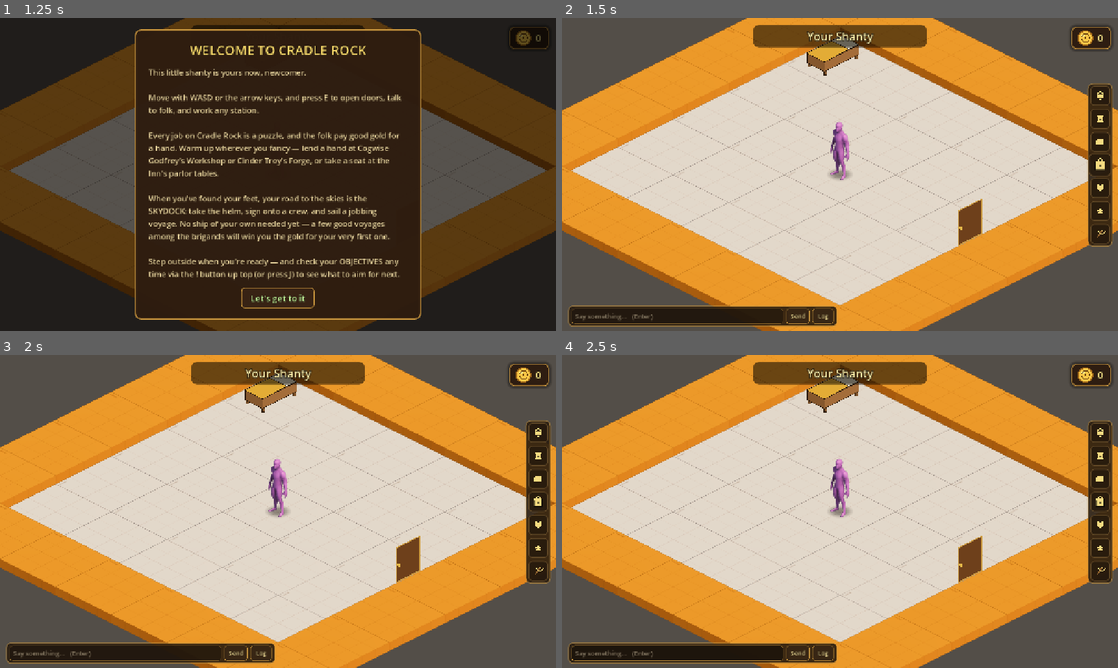
Above: before the commit, frames 1-4 (two rows, left to right).
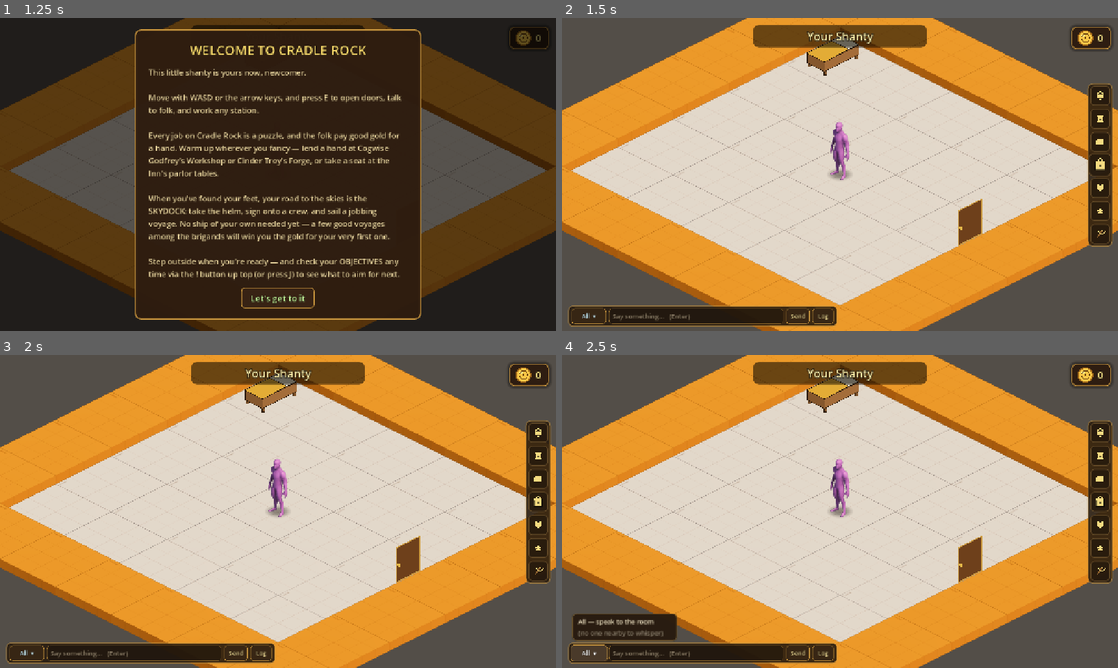
Above: after the commit, the same moments.

Repository: TairoyZone/shivaliva-shanty
Game: Godot game, scene res://main.tscn
The game is run twice, just before and just after one commit, with the same random seed, the same clock (stepped at 60 frames per second) and the same inputs.
Inputs (mouse positions are in pixels of both pictures, inside the frame that each line leads up to):
- Up to frame 1 (1.25 s): click "New Game" at 0.5 s
- Up to frame 2 (1.5 s): click "Let's get to it" at 1.25 s
- Up to frame 3 (2 s): no input
- Up to frame 4 (2.5 s): click (589, 652) at 2 s, where only the run after the commit has a clickable "All ▾"

Frame 1 is identical in both runs. In frame 2, 0.2% of the frame differs, in the area x 1-23%, y 92-98%; in frame 3, 0.2%; in frame 4, 2.0%, in the area x 1-40%, y 82-98%.

Commit message:
feat(chat): Valorant-style scope selector on the left of the chat bar
The chat bar now leads with a persistent SCOPE chip (replacing the private-only target chip): 'All ▾' (cool,
speak to the room) or '→ Name ▾' (in the NPC's colour, a private word). Click it to open a small picker above
the bar — 'All — speak to the room' + everyone present (group 'npc') for a private chat. Picking a person
routes through the existing private-chat path (new public Npc.open_chat() wrapping _chat); picking All steps
away. So you can choose who you're talking to right from the bar, like Valorant's Team/All. Verified: scan
parses clean.

Co-Authored-By: Claude Opus 4.8 (1M context) <noreply@anthropic.com>

Diff:
--- a/autoloads/chat_box.gd
+++ b/autoloads/chat_box.gd
@@ -20,7 +20,8 @@
 var chat_visible : bool = true
 
 var _input : LineEdit
-var _target_btn : Button       # private-NPC-chat target chip ("→ Name ✕"); hidden when chatting publicly
+var _scope_btn : Button        # the LEFT-side scope selector — "All" (the room) or "→ Name" (private)
+var _scope_targets : Dictionary = {}   # scope-menu item id → the present Npc node
 var _log_panel : PanelContainer
 var _log_box : VBoxContainer
 var _log_scroll : ScrollContainer
@@ -91,15 +92,16 @@
 	hb.mouse_filter = Control.MOUSE_FILTER_IGNORE   # only the actual controls (LineEdit/buttons) catch clicks
 	bar.add_child(hb)
 
-	# Target chip — only shown while privately chatting an NPC; click it to step away. (No more Speak/Emote/
-	# Think mode switch — removed; the bar is plain speech unless you're in a private NPC chat.)
-	_target_btn = Button.new()
-	_target_btn.focus_mode = Control.FOCUS_NONE
-	_target_btn.tooltip_text = "Step away from this conversation"
-	_target_btn.pressed.connect(_exit_private)
-	_target_btn.visible = false
-	_style_chat_button(_target_btn)
-	hb.add_child(_target_btn)
+	# Scope selector (Valorant-style) on the LEFT: "All" = speak to the room, "→ Name" = a private word with an
+	# NPC. Click it to pick who you're talking to (the room, or anyone present).
+	_scope_btn = Button.new()
+	_scope_btn.focus_mode = Control.FOCUS_NONE
+	_scope_btn.custom_minimum_size = Vector2(80.0, 0.0)
+	_scope_btn.tooltip_text = "Who you're talking to — All (the room) or a private word"
+	_scope_btn.pressed.connect(_open_scope_menu)
+	_style_chat_button(_scope_btn)
+	hb.add_child(_scope_btn)
+	_update_scope_chip()
 
 	_input = LineEdit.new()
 	_input.placeholder_text = "Say something…   (Enter)"
@@ -292,8 +294,7 @@
 	_private_npc = npc
 	_private_fallback = fallback_lines
 	NpcBrain.enter_chat(persona)
-	_target_btn.text = "→ %s   ✕" % _short_name()
-	_target_btn.visible = true
+	_update_scope_chip()
 	PlayerState.log_event("— You begin talking with %s  (%s) —" % [persona.npc_name,
 		PlayerState.affinity_tier(persona.npc_name)], SYSTEM_LINE_COLOR)
 	if not _log_open:
@@ -323,12 +324,76 @@
 	_private_persona = null
 	_private_npc = null
 	_private_fallback = []
-	if _target_btn != null:
-		_target_btn.visible = false
+	_update_scope_chip()
 	if _input != null:
 		_input.placeholder_text = "Say something…   (Enter)"
 		_input.release_focus()
 	PlayerState.log_event("— You step away from %s —" % who, SYSTEM_LINE_COLOR)
+
+
+# --- scope selector (All the room / a private word with someone) -----
+
+func _update_scope_chip() -> void:
+
+	if _scope_btn == null:
+		return
+	if _in_private:
+		_scope_btn.text = "→ %s  ▾" % _short_name()
+		var col : Color = _private_persona.portrait_color.lightened(0.4) if _private_persona != null else Color(0.95, 0.86, 0.58, 1.0)
+		_scope_btn.add_theme_color_override("font_color", col)
+	else:
+		_scope_btn.text = "All  ▾"
+		_scope_btn.add_theme_color_override("font_color", Color(0.80, 0.95, 1.0, 1.0))   # cool = speak to the room
+
+
+# Pop a small list ABOVE the chip: "All" (the room) + everyone present (a private word).
+func _open_scope_menu() -> void:
+
+	var menu : PopupMenu = PopupMenu.new()
+	_style_popup(menu)
+	menu.add_item("All — speak to the room", 0)
+	_scope_targets = {}
+	var idx : int = 1
+	for n in get_tree().get_nodes_in_group("npc"):
+		if not is_instance_valid(n) or not ("npc_name" in n):
+			continue
+		menu.add_item("→ %s   (private)" % String(n.npc_name), idx)
+		_scope_targets[idx] = n
+		idx += 1
+	if idx == 1:
+		menu.add_item("(no one nearby to whisper)", 99)
+		menu.set_item_disabled(menu.get_item_index(99), true)
+	menu.id_pressed.connect(_on_scope_picked)
+	add_child(menu)
+	# The bar sits at the screen bottom, so pop the menu ABOVE the chip (Godot clamps it on-screen anyway).
+	var gp : Rect2 = _scope_btn.get_global_rect()
+	var est_h : int = menu.get_item_count() * 30 + 14
+	menu.position = Vector2i(int(gp.position.x), int(gp.position.y) - est_h)
+	menu.popup()
+	menu.popup_hide.connect(menu.queue_free)
+
+
+func _on_scope_picked(id: int) -> void:
+
+	if id == 0:
+		_exit_private()   # back to All (the room)
+		return
+	var npc : Node = _scope_targets.get(id, null)
+	if not is_instance_valid(npc):
+		return
+	if _in_private:
+		_exit_private()   # leave the current conversation before opening a new one
+	if npc.has_method("open_chat"):
+		npc.open_chat()
+
+
+func _style_popup(menu: PopupMenu) -> void:
+
+	menu.add_theme_stylebox_override("panel", _panel_style(Color(0.16, 0.11, 0.06, 0.97)))
+	menu.add_theme_color_override("font_color", Color(0.95, 0.90, 0.78, 1.0))
+	menu.add_theme_color_override("font_hover_color", Color(1.0, 0.96, 0.72, 1.0))
+	menu.add_theme_color_override("font_disabled_color", Color(0.70, 0.66, 0.58, 0.7))
+	menu.add_theme_font_size_override("font_size", 15)
 
 
 func _connect_npc_signals() -> void:
--- a/components/npc/npc.gd
+++ b/components/npc/npc.gd
@@ -172,6 +172,13 @@
 	ChatBox.start_private_chat(persona, self, dialog_lines)
 
 
+## Public entry to start this NPC's private chat — used by the chat box's scope selector (pick "→ Name")
+## as well as the radial Chat option.
+func open_chat() -> void:
+
+	_chat()
+
+
 # This NPC's [NpcPersonality] profile, matched by name from the [NpcRegistry] (null if unlisted).
 func _resolve_personality() -> NpcPersonality:
 
